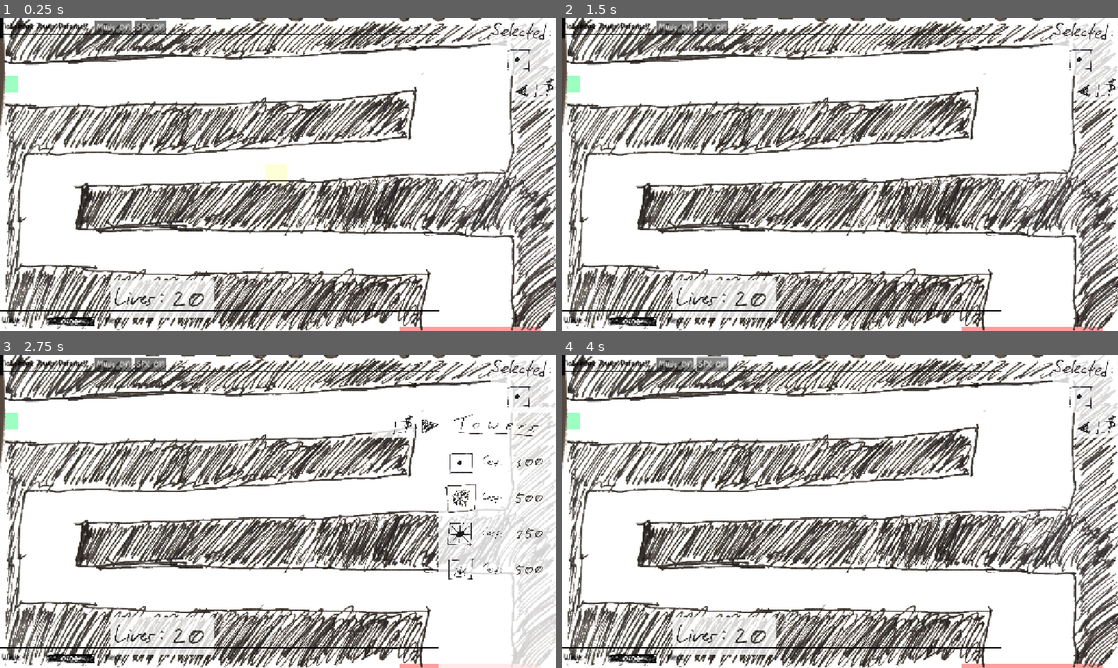
Above: before the commit, frames 1-4 (two rows, left to right).
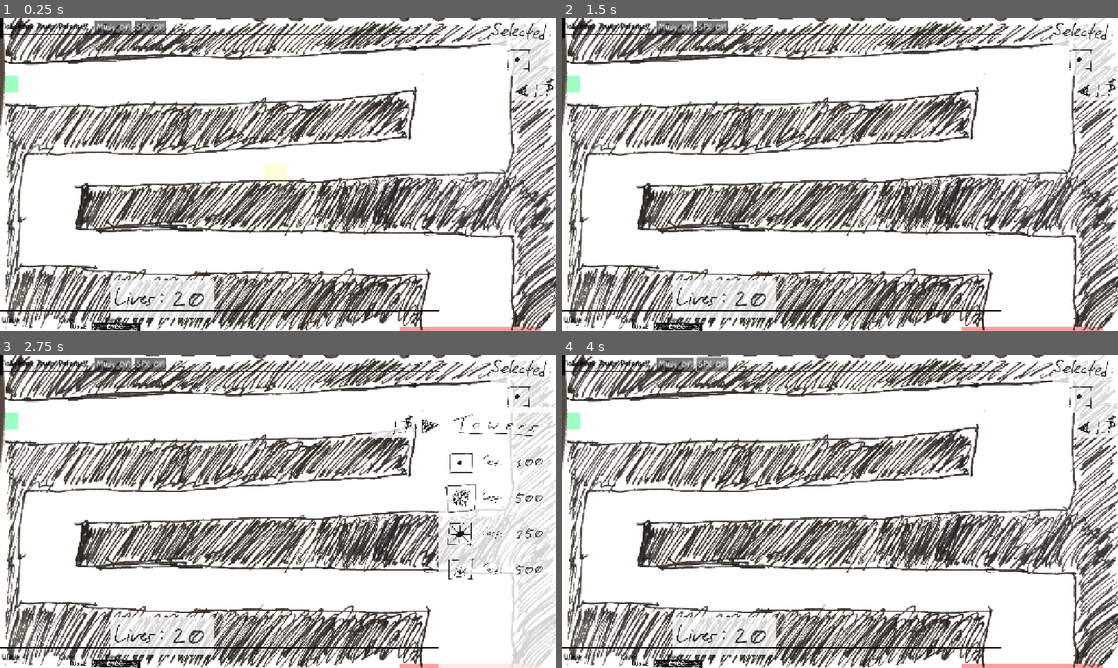
Above: after the commit, the same moments.

Repository: OzuYatamutsu/notebook-tower-defense
Game: Godot game, scene res://levels/level_cools.tscn
Same seed, same stepped clock (60 frames per second), same inputs: the game is played once before the commit and once after it. This scene is started directly instead of the project's main scene.
Inputs (mouse positions are in pixels of both pictures, inside the frame that each line leads up to):
- Up to frame 1 (0.25 s): no input
- Up to frame 2 (1.5 s): click "SFX: ON" at 0.5 s; click (1106, 86) at 1.25 s
- Up to frame 3 (2.75 s): click (522, 426) at 2 s
- Up to frame 4 (4 s): click (990, 426) at 2.75 s; click "SFX: ON" at 3.5 s

The runs differ from the first frame. In frame 1, 0.4% of the frame differs, in the area x 8-26%, y 95-100%; in frame 2, 0.4%; in frame 3, 0.4%; in frame 4, 0.4%.
Error in both runs: Attempt to call function 'set_max_time' in base 'null instance' on a null instance. (res://levels/level.gd:50)

Commit message:
Merge all labels into WaveMeter

Diff:
--- a/components/WaveMeter.tscn
+++ b/components/WaveMeter.tscn
@@ -6,21 +6,29 @@
 
 [node name="WaveMeter" type="Control" groups=["wave_meter"]]
 layout_mode = 3
-anchors_preset = 15
-anchor_right = 1.0
-anchor_bottom = 1.0
-grow_horizontal = 2
-grow_vertical = 2
+anchors_preset = 0
+size_flags_horizontal = 0
+size_flags_vertical = 0
 script = ExtResource("1_euupa")
 
+[node name="WaveLabel" type="Label" parent="."]
+layout_mode = 0
+offset_right = 134.0
+offset_bottom = 66.0
+theme = ExtResource("2_jen57")
+theme_override_colors/font_color = Color(0, 0, 0, 1)
+theme_override_font_sizes/font_size = 60
+text = "Wave:"
+vertical_alignment = 1
+
 [node name="TimeBar" parent="." instance=ExtResource("2_hdsfp")]
+position = Vector2(348, 39)
 
-[node name="Label" type="Label" parent="."]
-layout_mode = 0
+[node name="WavesCountLabel" type="Label" parent="TimeBar"]
 offset_left = -68.0
 offset_top = -35.0
 offset_right = 63.0
-offset_bottom = 26.0
+offset_bottom = 33.0
 theme = ExtResource("2_jen57")
 theme_override_colors/font_color = Color(1, 1, 1, 1)
 theme_override_font_sizes/font_size = 60
--- a/components/wave_meter.gd
+++ b/components/wave_meter.gd
@@ -4,7 +4,7 @@
 var WaveNum: int = 0
 var MaxWaveNum: int = 0
 
-@onready var WaveMeterLabel: Label = $Label
+@onready var WavesCountLabel: Label = $TimeBar/WavesCountLabel
 @onready var WaveTimerUI: TimeBar = $WaveTimerUI
 
 func _process(_delta) -> void:
@@ -17,12 +17,12 @@
     MaxWaveNum = max_wave_num
 
 func _set_text() -> void:
-    WaveMeterLabel.text = "{0}/{1}".format([WaveNum, MaxWaveNum])
+    WavesCountLabel.text = "{0}/{1}".format([WaveNum, MaxWaveNum])
 
 func _update_color() -> void:
     # Set the color of the label based on what percentage of
     # the current wave has elapsed.
-    WaveMeterLabel.add_theme_color_override(
+    WavesCountLabel.add_theme_color_override(
         "font_color",
         clamp(WaveTimerUI.get_timer_percent(), 0.0, 1.0)
     )
